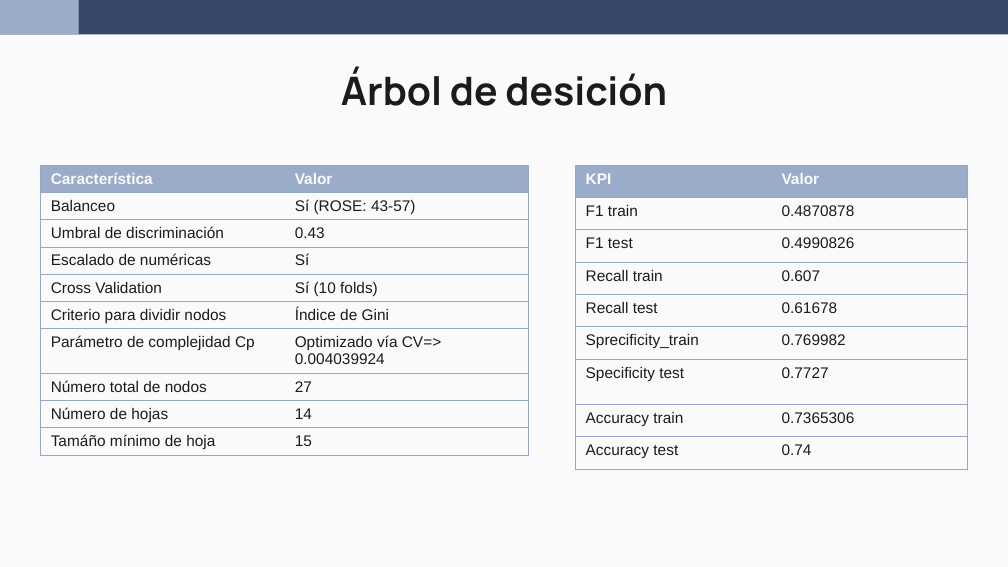
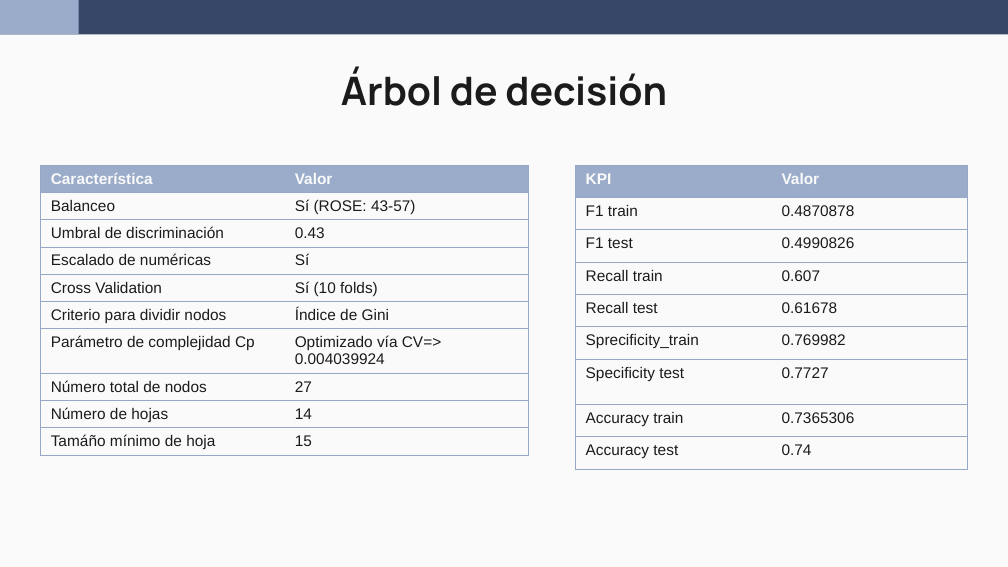
Before and after one commit to wen2111/Mineria, a slide deck: slide 7 of Entrega_2/00.REPORTE/Reporte_Grupo5_def.pptx (slide 6 before the commit). Drawn at 1008x567 pixels with LibreOffice and Linux fonts; fonts in the diff are those of the drawing. Boxes give left, top, right and bottom in pixels: in the first picture for what was removed or moved away, otherwise in the second. Text is boxed around its words. In the diff, an @@ line names an element or a change of style, - is before the commit and + after.

```diff
--- a/Entrega_2/00.REPORTE/Reporte_Grupo5_def.pptx
+++ b/Entrega_2/00.REPORTE/Reporte_Grupo5_def.pptx
@@ title at (341, 69, 667, 106): text changed @@
-Árbol de desición
+Árbol de decisión
```
Also in this commit, not shown: 1 slide added.
